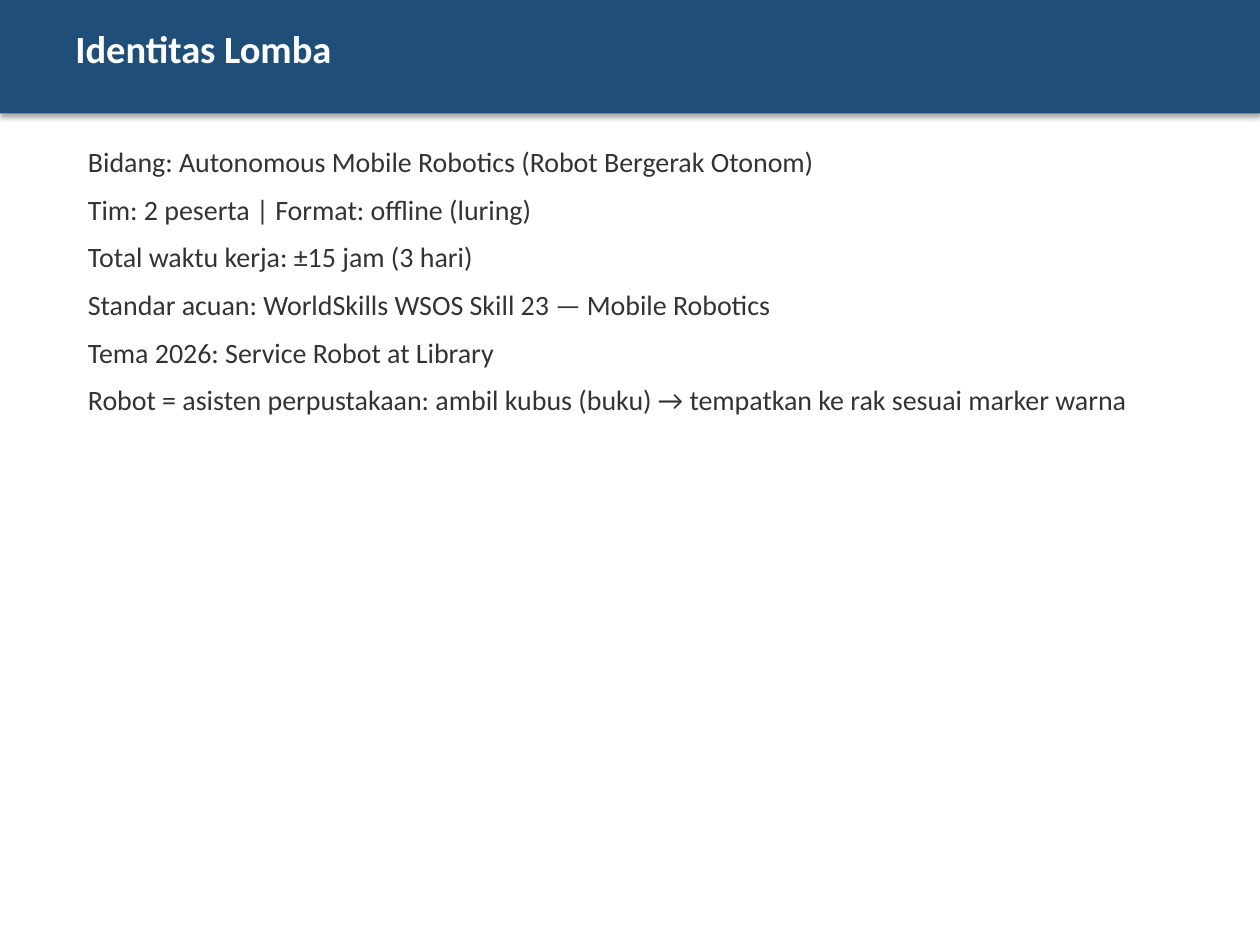
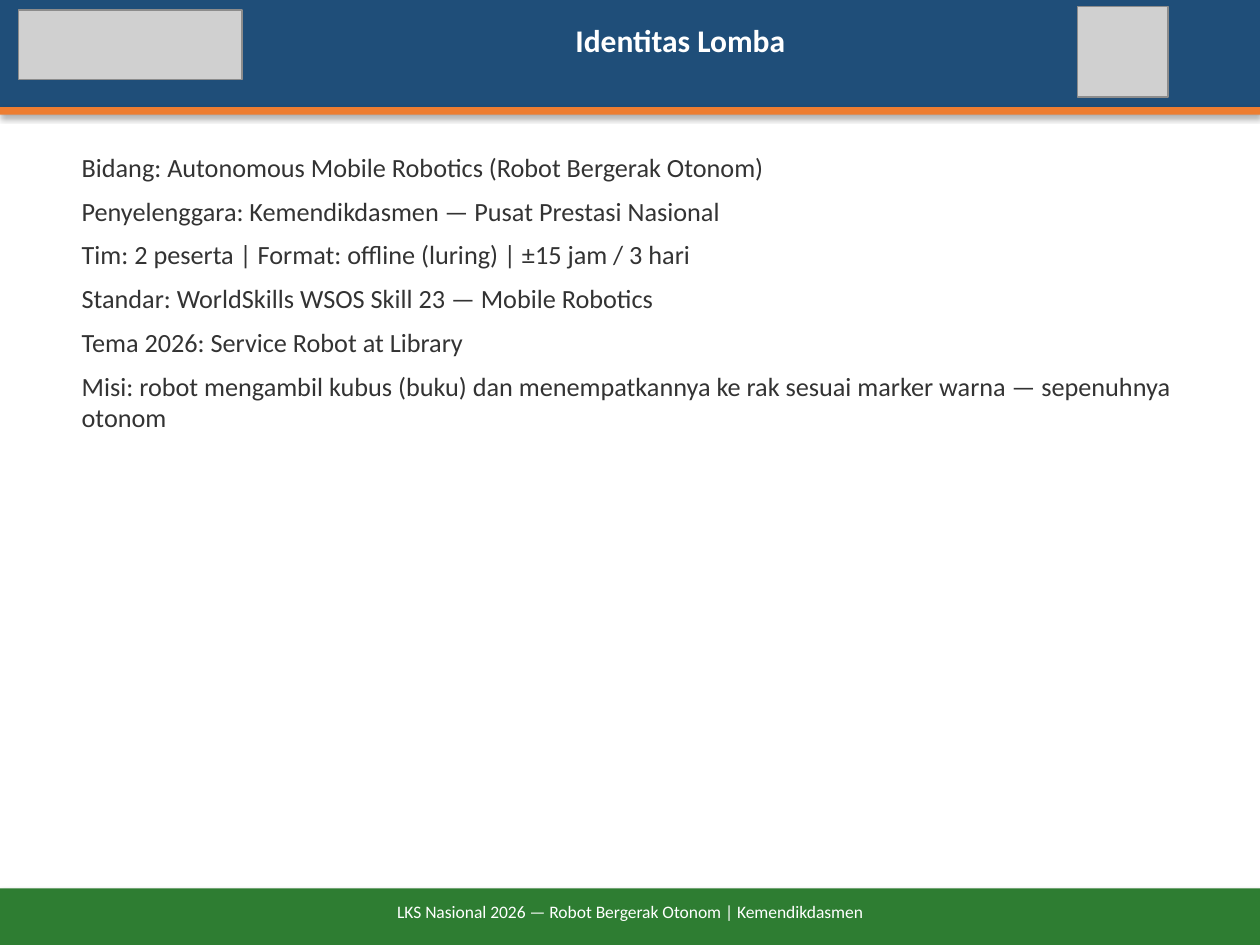
Before and after one commit to antonprafanto/LKS2026, a slide deck: slide 3 of docs/Briefing-Juri-LKS2026-Robot-Otonom.pptx. Drawn at 1260x945 pixels with LibreOffice and Linux fonts; fonts in the diff are those of the drawing; grey boxes stand for pictures. Boxes give left, top, right and bottom in pixels: in the first picture for what was removed or moved away, otherwise in the second. Text is boxed around its words. In the diff, an @@ line names an element or a change of style, - is before the commit and + after.

```diff
--- a/docs/Briefing-Juri-LKS2026-Robot-Otonom.pptx
+++ b/docs/Briefing-Juri-LKS2026-Robot-Otonom.pptx
@@ rectangle: place and size @@
-rectangle at box(0, 0, 1260, 113)
+rectangle at box(0, 0, 1260, 107)
@@ picture added at box(19, 10, 242, 79) @@
@@ text "Identitas Lomba": place and size @@
-text "Identitas Lomba" at box(75, 36, 331, 64)
+text "Identitas Lomba" at box(575, 30, 785, 53)
@@ text "Identitas Lomba" at box(575, 30, 785, 53): size 22 to 18 pt; alignment left to centre @@
@@ picture added at box(1077, 6, 1168, 97) @@
@@ rectangle added at box(0, 107, 1260, 115), fill #ED7D31 @@
@@ text at box(82, 158, 763, 357): size 16 to 15 pt in "Bidang: Autonomous Mobile Robotics (Robot Bergerak Otonom)", "Tema 2026: Service Robot at Library"; less space between paragraphs @@
@@ text at box(82, 202, 720, 308): text changed; size 16 to 15 pt @@
-Tim: 2 peserta | Format: offline (luring)
-Total waktu kerja: ±15 jam (3 hari)
-Standar acuan: WorldSkills WSOS Skill 23 — Mobile Robotics
+Penyelenggara: Kemendikdasmen — Pusat Prestasi Nasional
+Tim: 2 peserta | Format: offline (luring) | ±15 jam / 3 hari
+Standar: WorldSkills WSOS Skill 23 — Mobile Robotics
@@ text at box(82, 377, 1170, 427): text changed; size 16 to 15 pt @@
-Robot = asisten perpustakaan: ambil kubus (buku) → tempatkan ke rak sesuai marker warna
+Misi: robot mengambil kubus (buku) dan menempatkannya ke rak sesuai marker warna — sepenuhnya otonom
@@ rectangle added at box(0, 888, 1260, 945), fill #2E7D32 @@
@@ text added at box(397, 906, 863, 921), 10 pt, text #FFFFFF @@
+LKS Nasional 2026 — Robot Bergerak Otonom | Kemendikdasmen
```
Also in this commit, not shown: 6 other slides changed, 13 slides added, 14 slides removed, 7 other files.
